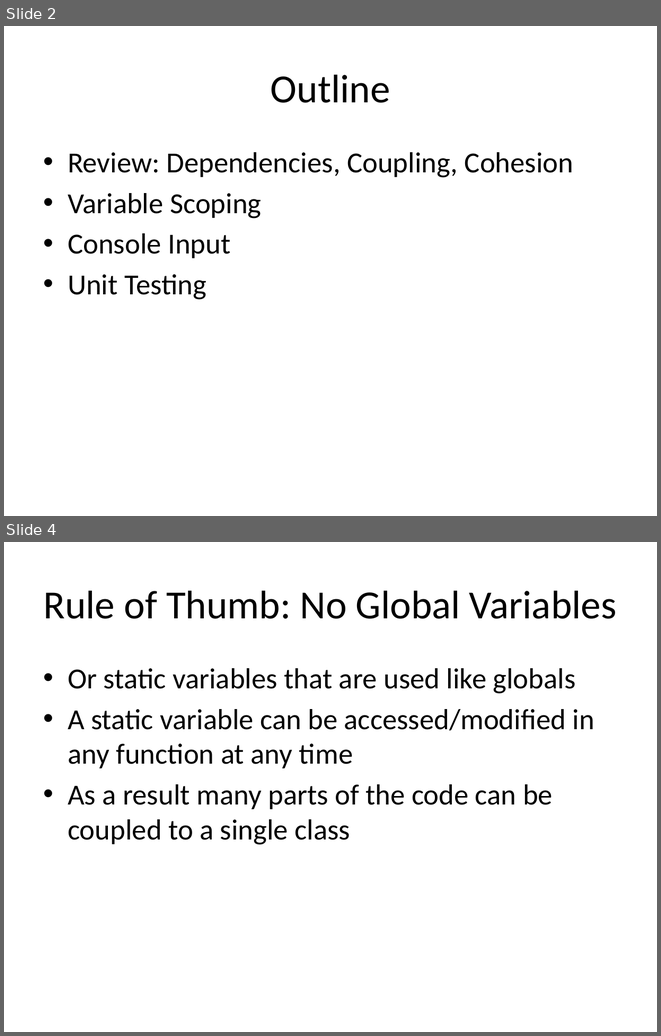
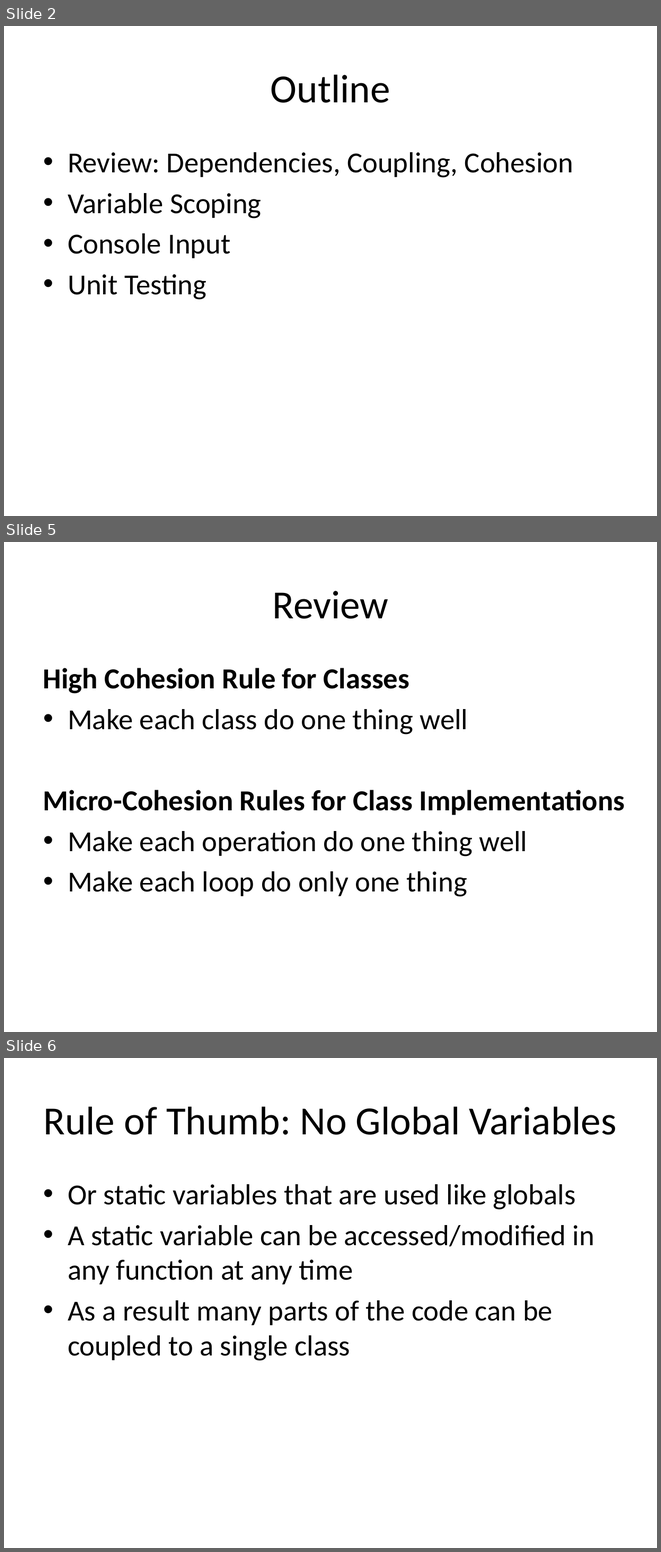
Before and after one commit to RHIT-CSSE/csse220, a slide deck: ClassMaterials/IntroToUnitTesting/Slides/UnitTesting.pptx. Shown one above the other, each under a label of ours: slides 2 and 4 before the commit, slides 2, 5 and 6 after it; the slides between them are not shown. The pictures are 661x1036 and 661x1552 pixels, drawn with LibreOffice and Linux fonts; fonts in the diff are those of the drawing. Boxes give left, top, right and bottom in pixels: in the first picture for what was removed or moved away, otherwise in the second. Text is boxed around its words. In the diff, an @@ line names an element or a change of style, - is before the commit and + after.

```diff
--- a/ClassMaterials/IntroToUnitTesting/Slides/UnitTesting.pptx
+++ b/ClassMaterials/IntroToUnitTesting/Slides/UnitTesting.pptx
@@ slide 5 added at [4,542,657,1032], background #FFFFFF @@
@@ title added at [272,591,388,619], 44 pt, text #000000 @@
+Review
@@ text added at [43,668,625,897], 32 pt, text #000000 @@
+High Cohesion Rule for Classes
+• Make each class do one thing well
+Micro-Cohesion Rules for Class Implementations
+• Make each operation do one thing well
+• Make each loop do only one thing
@@ what was slide 4 is now slide 6 @@
```
Also in this commit, not shown: 5 slides changed, 6 other slides added, 1 slide removed.
